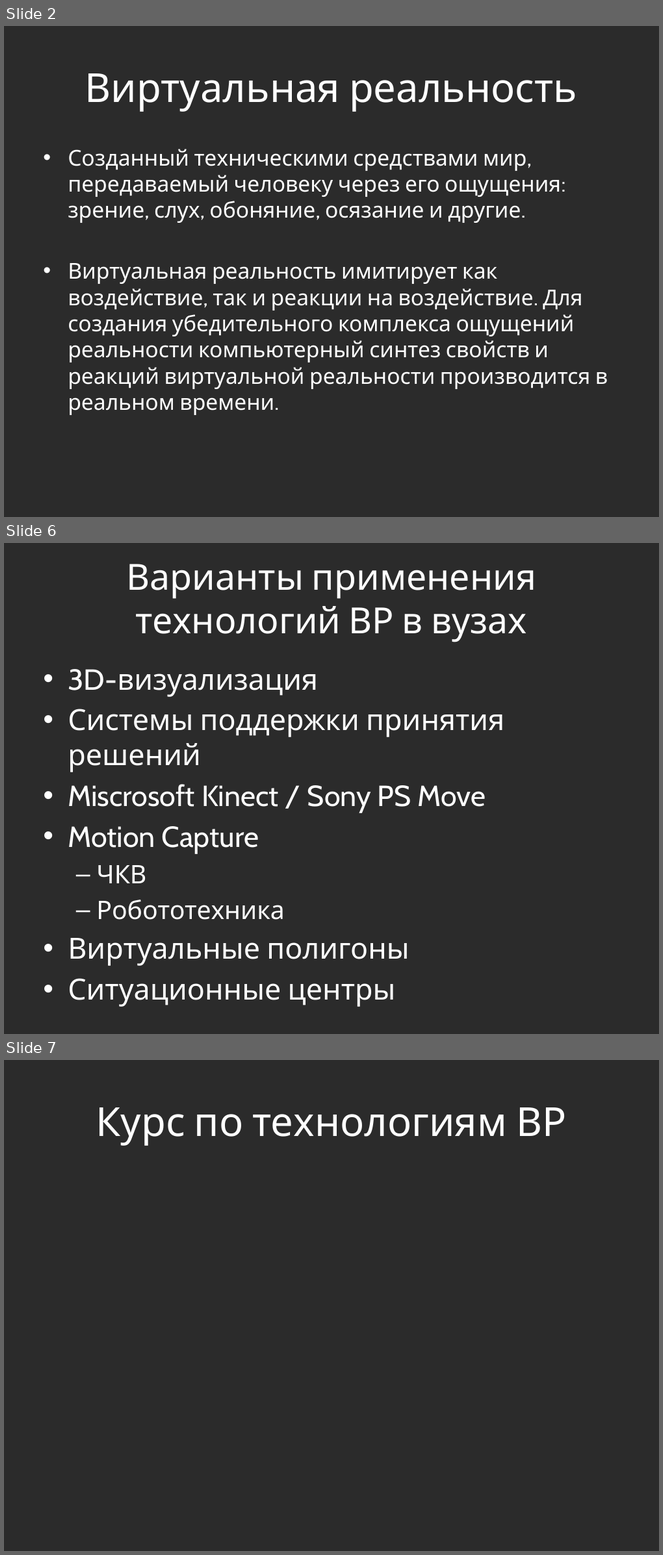
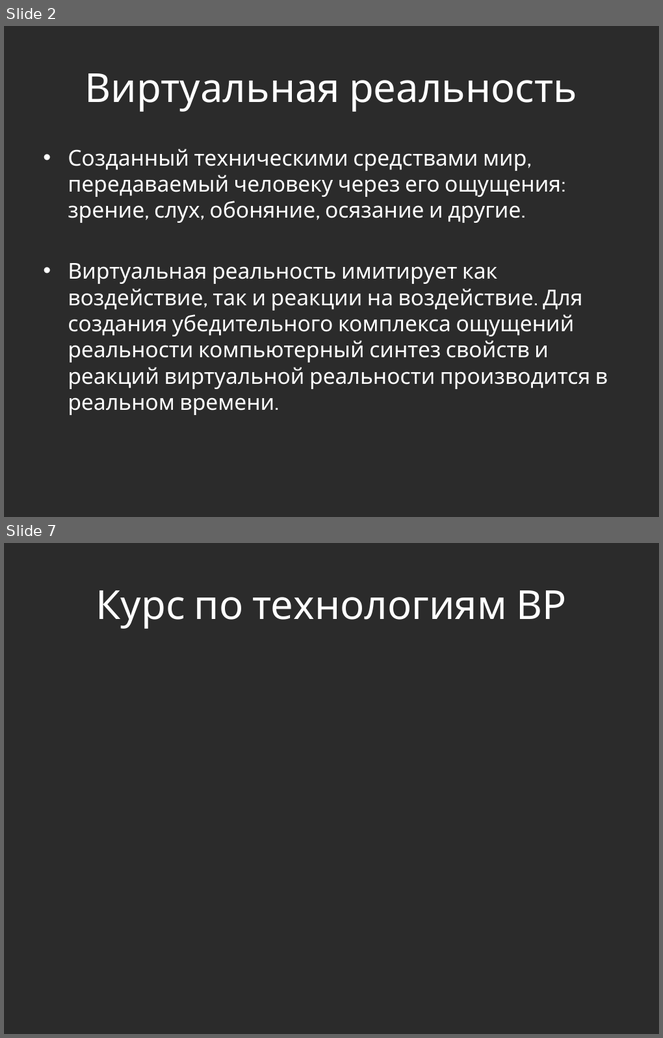
Before and after one commit to Jacobi20/quadro-xds, a slide deck: Docs/IT_Moscow.pptx. Shown one above the other, each under a label of ours: slides 2, 6 and 7 before the commit, slides 2 and 7 after it; the slides between them are not shown. The pictures are 663x1555 and 663x1038 pixels, drawn with LibreOffice and Linux fonts; fonts in the diff are those of the drawing; background and template pictures are left out; a plain dark background stands for a picture behind light text. Boxes give left, top, right and bottom in pixels: in the first picture for what was removed or moved away, otherwise in the second. Text is boxed around its words. In the diff, an @@ line names an element or a change of style, - is before the commit and + after.

```diff
--- a/Docs/IT_Moscow.pptx
+++ b/Docs/IT_Moscow.pptx
@@ slide 6 removed at [4, 543, 659, 1034], background picture (left out) @@
@@ title removed at [127, 564, 536, 642] @@
-Варианты применения технологий ВР в вузах
@@ text removed at [68, 669, 504, 1007] @@
-• 3D-визуализация
-• Системы поддержки принятия решений
-• Miscrosoft Kinect / Sony PS Move
-• Motion Capture
-  – ЧКВ
-  – Робототехника
-• Виртуальные полигоны
-• Ситуационные центры
```
Also in this commit, not shown: 4 slides changed, 1 slide added, 25 other files.
